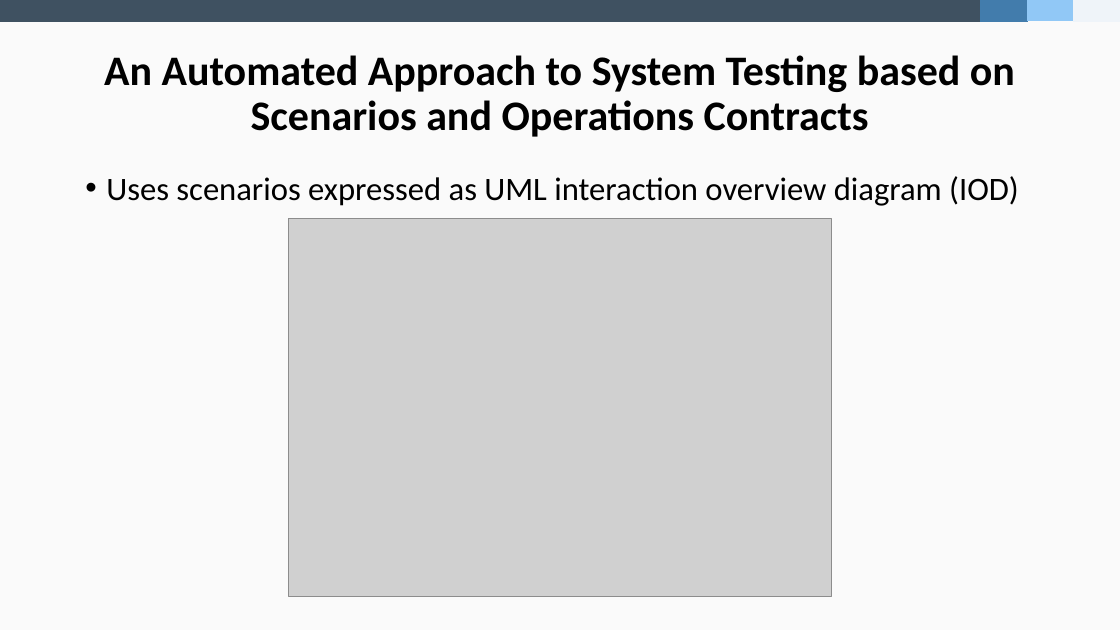
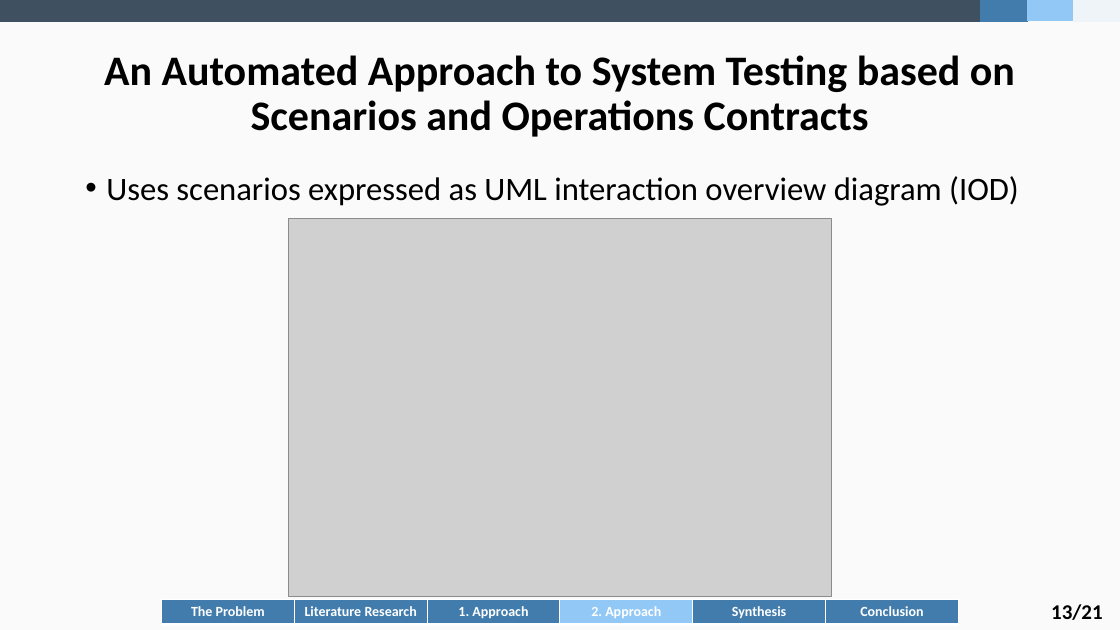
Before and after one commit to fidsusj/SWE-Seminar, a slide deck: slide 15 of doc/Final Presentation F. Hausberger.pptx (slide 14 before the commit). Drawn at 1120x630 pixels with LibreOffice and Linux fonts; fonts in the diff are those of the drawing; grey boxes stand for pictures. Boxes give left, top, right and bottom in pixels: in the first picture for what was removed or moved away, otherwise in the second. Text is boxed around its words. In the diff, an @@ line names an element or a change of style, - is before the commit and + after.

```diff
--- a/doc/Final Presentation F. Hausberger.pptx
+++ b/doc/Final Presentation F. Hausberger.pptx
@@ table added at <box>161,599,958,624</box>, 1 rows, 6 columns @@
+The Problem | Literature Research | 1. Approach | 2. Approach | Synthesis | Conclusion
@@ text added at <box>1051,604,1103,620</box>, 18 pt, text #000000, bold @@
+13/21
```
Also in this commit, not shown: 22 other slides changed, 1 slide added.
